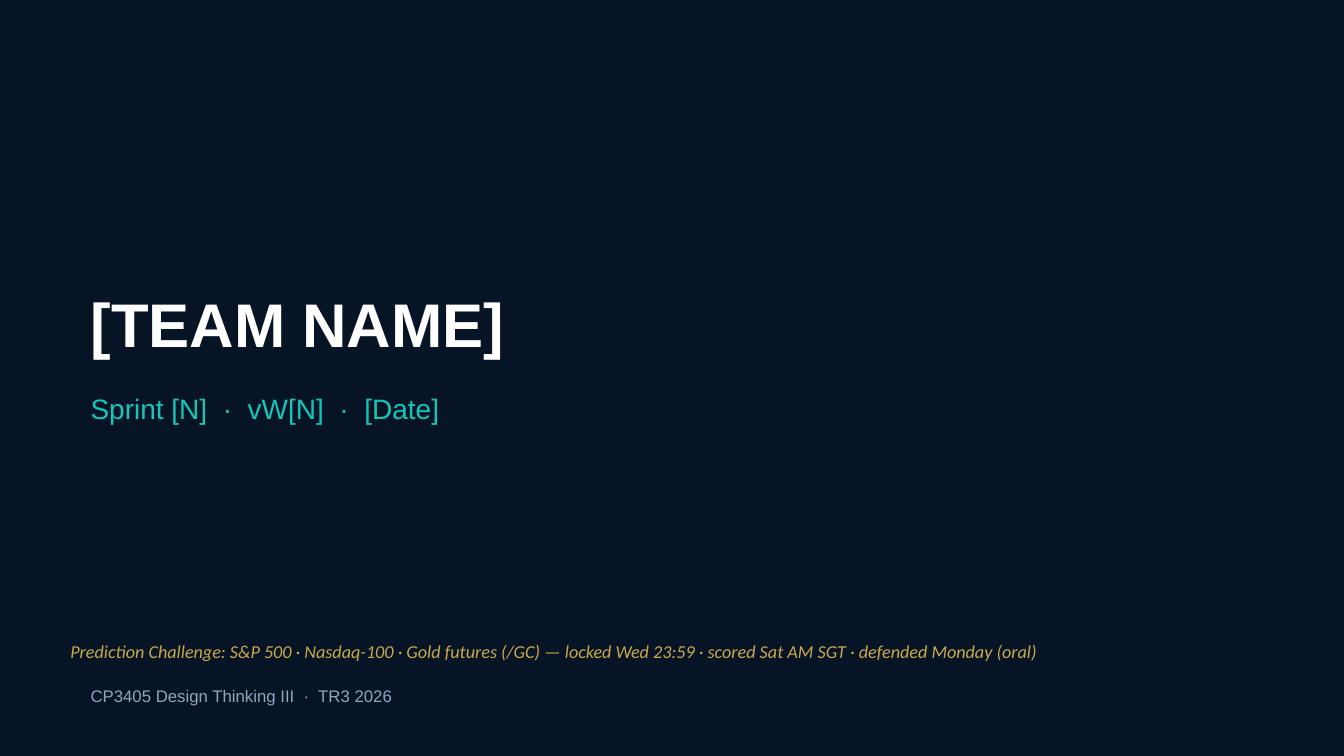
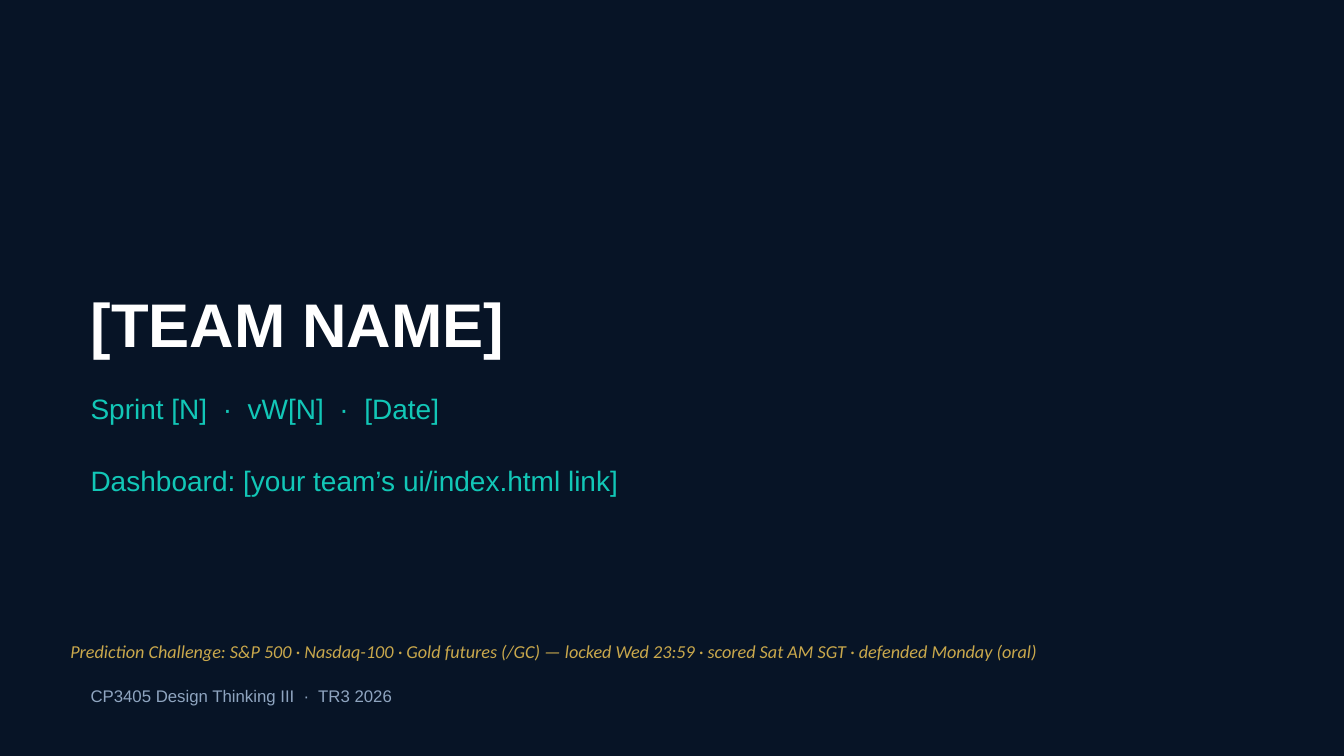
Before and after one commit to ProfDrTan/dt3-tr3-26-course-website, a slide deck: slide 1 of assets/sprint4-presentation-template.pptx. Drawn at 1344x756 pixels with LibreOffice and Linux fonts; fonts in the diff are those of the drawing. Boxes give left, top, right and bottom in pixels: in the first picture for what was removed or moved away, otherwise in the second. Text is boxed around its words. In the diff, an @@ line names an element or a change of style, - is before the commit and + after.

Commit message:
Sprint 4 template: add rotation-log slide (color-coded per sprint), dashboard URL on cover, attendance line on R1 slide (260929_1422)

```diff
--- a/assets/sprint4-presentation-template.pptx
+++ b/assets/sprint4-presentation-template.pptx
@@ text added at bbox=[91, 470, 618, 496], 20 pt, text #12C7B7 @@
+Dashboard: [your team’s ui/index.html link]
```
Also in this commit, not shown: 7 other slides changed, 1 slide added.
